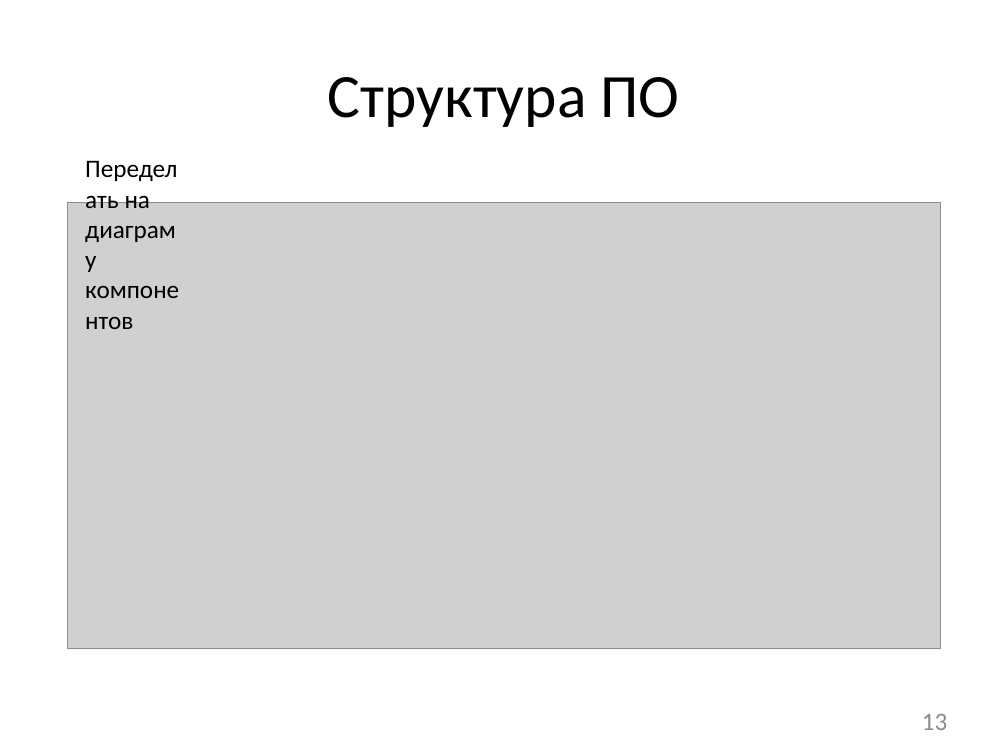
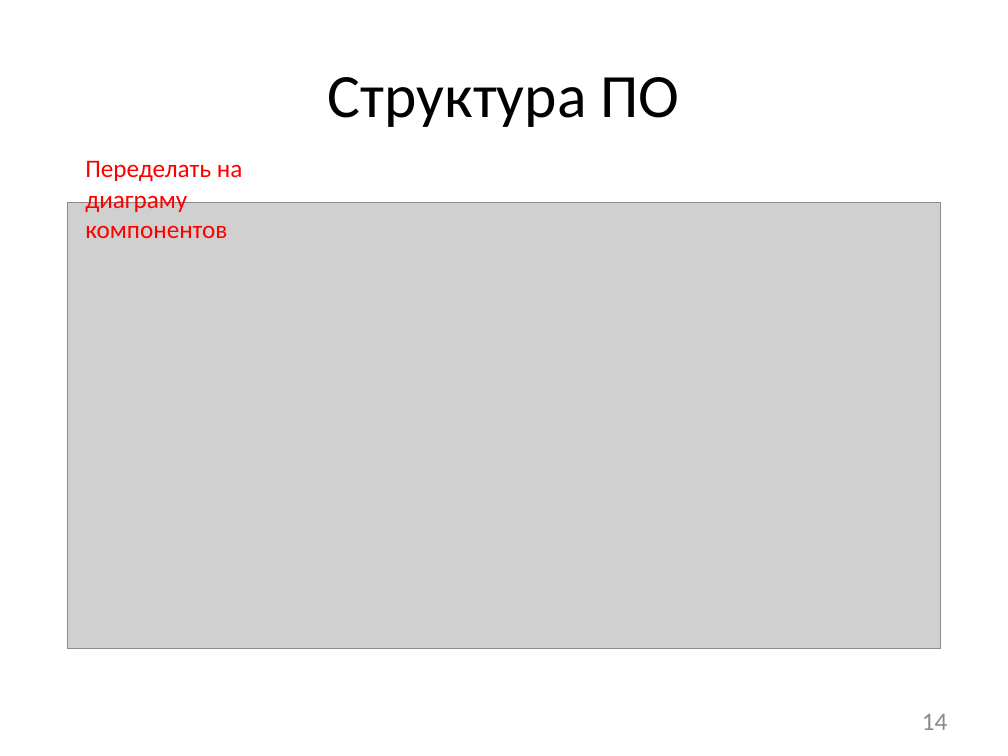
Before and after one commit to afrolovskiy/diplom, a slide deck: slide 14 of presentations/diplom/static race detection.pptx (slide 13 before the commit). Drawn at 1008x756 pixels with LibreOffice and Linux fonts; fonts in the diff are those of the drawing; grey boxes stand for pictures. Boxes give left, top, right and bottom in pixels: in the first picture for what was removed or moved away, otherwise in the second. Text is boxed around its words. In the diff, an @@ line names an element or a change of style, - is before the commit and + after.

```diff
--- a/presentations/diplom/static race detection.pptx
+++ b/presentations/diplom/static race detection.pptx
@@ text "Переделать на диаграму компонентов" at bbox=[85, 160, 243, 238]: text colour #000000 to #FF0000 @@
@@ page number at bbox=[922, 714, 948, 730]: text changed @@
-13
+14
```
Also in this commit, not shown: 6 other slides changed, 3 slides added, 2 slides removed, 23 other files.
